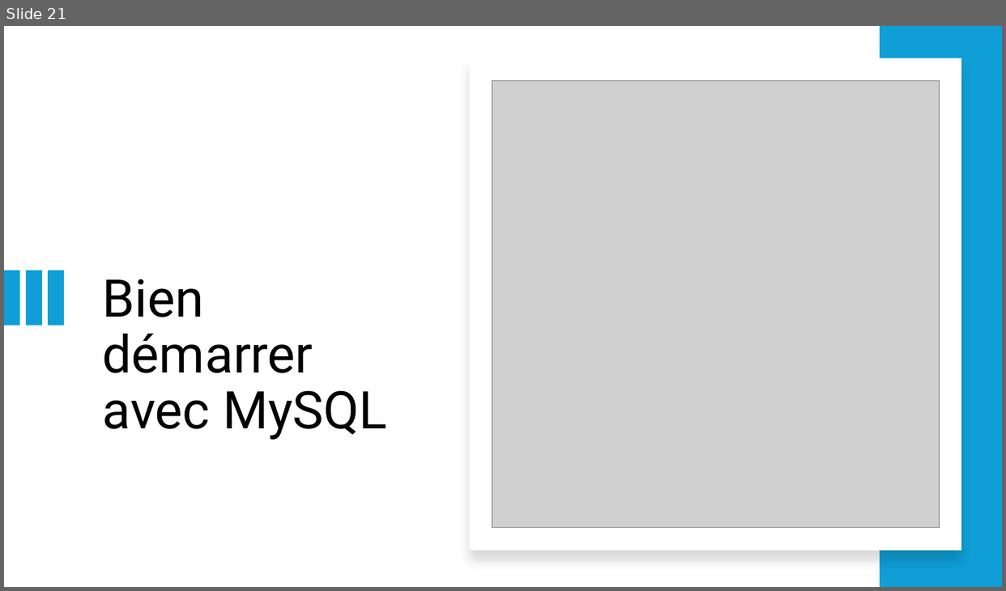
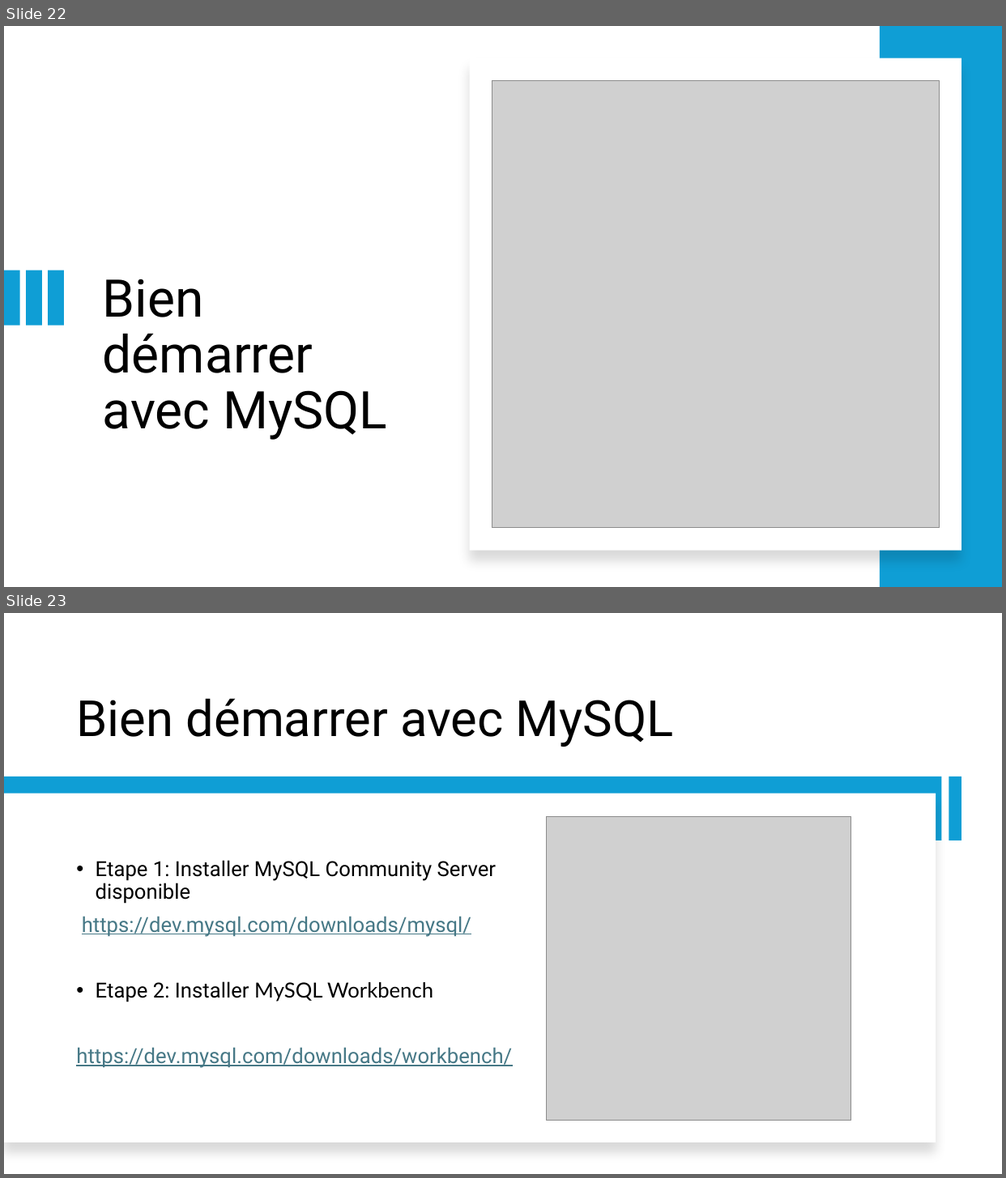
Before and after one commit to LeCoinStat/LeCoinStat, a slide deck: Bien_Debuter_SQL/Jour1/Bases_SQL_Guide_Pour_Bien_Démarrer.pptx. Shown one above the other, each under a label of ours: slide 21 before the commit, slides 22 and 23 after it. The pictures are 1006x591 and 1006x1178 pixels, drawn with LibreOffice and Linux fonts; fonts in the diff are those of the drawing; grey boxes stand for pictures. Boxes give left, top, right and bottom in pixels: in the first picture for what was removed or moved away, otherwise in the second. Text is boxed around its words. In the diff, an @@ line names an element or a change of style, - is before the commit and + after.

```diff
--- a/Bien_Debuter_SQL/Jour1/Bases_SQL_Guide_Pour_Bien_Démarrer.pptx
+++ b/Bien_Debuter_SQL/Jour1/Bases_SQL_Guide_Pour_Bien_Démarrer.pptx
@@ slide 23 added at (x1=4, y1=613, x2=1002, y2=1174), background #FFFFFF @@
@@ title added at (x1=76, y1=698, x2=674, y2=747), 48 pt, text #000000 @@
+Bien démarrer avec MySQL
@@ rectangle added at (x1=4, y1=777, x2=942, y2=841), fill #0F9ED5 @@
@@ rectangle added at (x1=948, y1=777, x2=961, y2=841), fill #0F9ED5 @@
@@ rectangle added at (x1=4, y1=794, x2=936, y2=1143), fill #FFFFFF @@
@@ picture added at (x1=547, y1=816, x2=850, y2=1121) @@
@@ text added at (x1=76, y1=860, x2=512, y2=1068), 20 pt, text #467886, underline @@
+• Etape 1: Installer MySQL Community Server disponible
+https://dev.mysql.com/downloads/mysql/
+• Etape 2: Installer MySQL Workbench
+https://dev.mysql.com/downloads/workbench/
@@ what was slide 21 is now slide 22 @@
```
Also in this commit, not shown: 2 other slides added, 1 slide removed, 2 other files.
